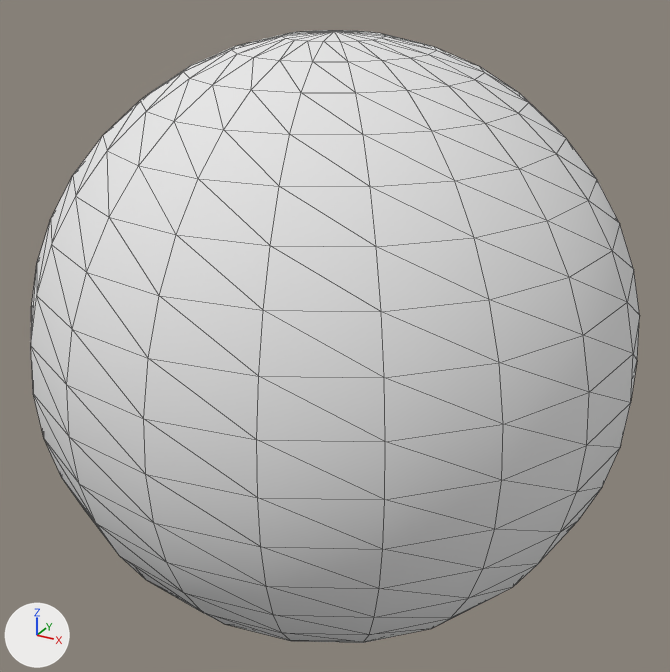
Before and after pictures for a commit that changed the OBJ model Roomba Rumble/Roomba Rumble/Assets/powerup_melee.obj.
The view is the same before and after, from a 50 mm camera at (3.01, -3.83, 3.53) aimed at (0.9, 0.0, 1.61). The lights are fixed; the arrows at lower left show +X, +Y and +Z. Mesh edges are drawn as thin lines. Where no turn or scale is listed for an object, it has been applied to the vertices.

The first picture shows 'powerup_melee'.
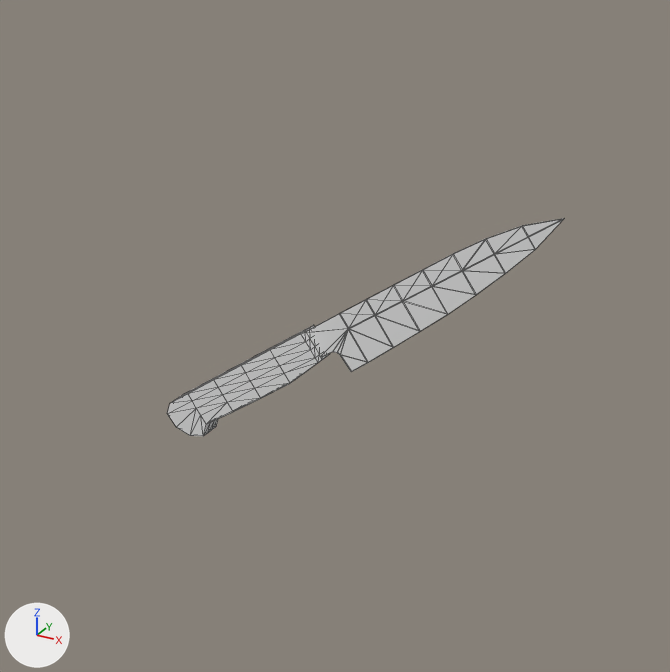
Boxes [x1, y1, x2, y2] around the edits, measured in the pictures (670 x 672 px):
'powerup_melee', reshaped (35% narrower, 64% shorter): before [31, 30, 640, 643]; after [167, 218, 564, 436]
part 1 of me_powerup_melee, deleted: before [31, 30, 640, 643]

Diff of the bpy script that builds the scene:
```diff
--- a/Roomba Rumble/Roomba Rumble/Assets/powerup_melee.obj.py
+++ b/Roomba Rumble/Roomba Rumble/Assets/powerup_melee.obj.py
@@ me_powerup_melee @@
 me_powerup_melee.from_pydata(...)  # 586 vertices, 1160 faces; spans x -0.61..2.39, y -1.5..1.5, z 0.1..3.1
 # used by ob_powerup_melee; location = (0.0, 0.0, 0.0)
+# me_powerup_melee part 1: the loose piece of 382 vertices spanning x -0.61..2.39, y -1.5..1.5, z 0.1..3.1 is deleted
 me_powerup_melee.materials.append(mat_knife1_lambert2sg)
 me_powerup_melee.materials.append(mat_knife1_blinn1sg)
-me_powerup_melee.materials.append(mat_bifrostliquidmaterial1sg)  # white #e7e7e7
```
